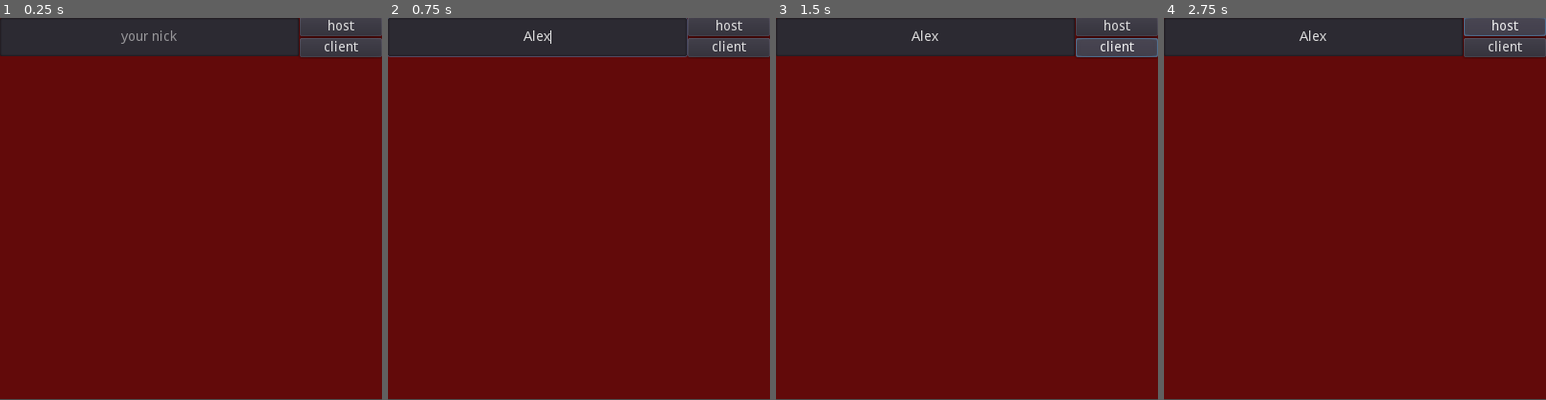
Above: before the commit, frames 1-4 (left to right).
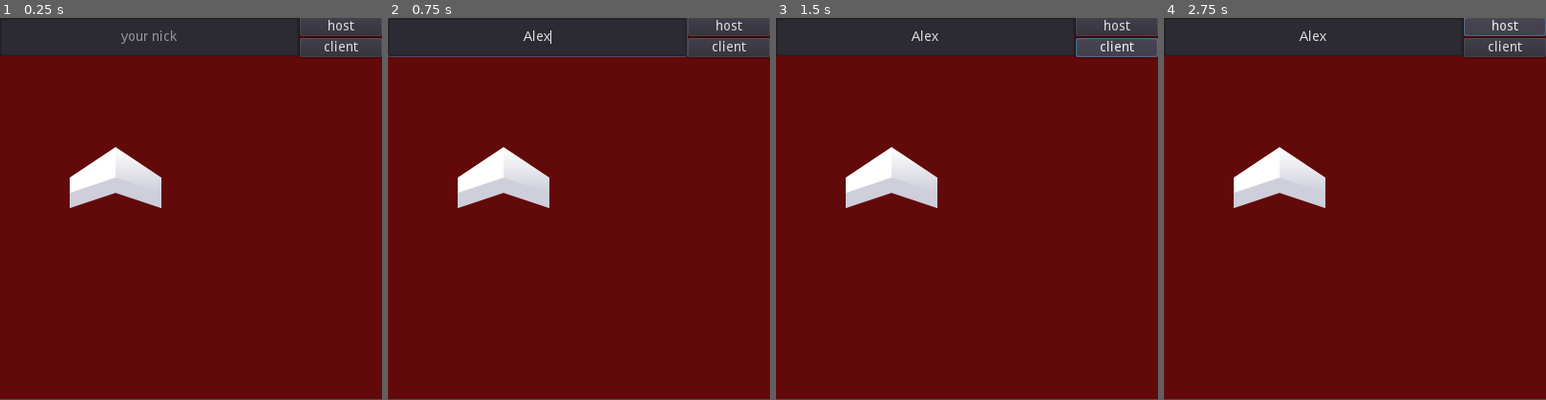
Above: after the commit, the same moments.

Repository: TheVulcoreTeam/CosmicRace
Game: Godot game, scene res://Game/Game.tscn
Same seed, same stepped clock (60 frames per second), same inputs: the game is played once before the commit and once after it.
Inputs (mouse positions are in pixels of both pictures, inside the frame that each line leads up to):
- Up to frame 1 (0.25 s): no input
- Up to frame 2 (0.75 s): click (536, 37) at 0.52 s; type "Alex" at 0.6 s
- Up to frame 3 (1.5 s): click "client" at 1.25 s
- Up to frame 4 (2.75 s): click "host" at 2 s

The runs differ from the first frame. In frame 1, 2.5% of the frame differs, in the area x 18-43%, y 33-50%; in frame 2, 2.5%; in frame 3, 2.5%; in frame 4, 2.5%.

Commit message:
remotesync

Diff:
--- a/Game/Actors/Player/Player.gd
+++ b/Game/Actors/Player/Player.gd
@@ -4,17 +4,23 @@
 
 var dir_y = 0
 var dir_rotation = 0
+var speed = 100
+var speed_rotation = 100
 
 func _ready():
 	pass
 
 
 func _process(delta):
+	rpc_unreliable("move", delta)
+
+
+remotesync func move(delta):
 	dir_rotation = int(Input.is_action_pressed("ui_right")) - int(Input.is_action_pressed("ui_left"))
 	dir_y = int(Input.is_action_pressed("ui_down")) - int(Input.is_action_pressed("ui_up"))
 
-	var x = 10 * sin(rotation)
-	var y = 10 * cos(rotation)
+	var x = speed * sin(-rotation)
+	var y = speed * cos(-rotation)
 
 	if dir_y == 1:
 #		move_and_slide(Vector2(0, dir_y * 100), position.rotated(rotation))
@@ -26,6 +32,6 @@
 	print_debug(rotation)
 
 	if dir_rotation == 1:
-		rotation_degrees += dir_rotation * delta * 100
+		rotation_degrees += dir_rotation * delta * speed_rotation
 	elif dir_rotation == -1:
-		rotation_degrees += -(dir_rotation * delta * 100)
+		rotation_degrees -= dir_rotation * delta * -speed_rotation
--- a/Network/Lobby.tscn
+++ b/Network/Lobby.tscn
@@ -1,6 +1,7 @@
-[gd_scene load_steps=2 format=2]
+[gd_scene load_steps=3 format=2]
 
 [ext_resource path="res://Network/Lobby.gd" type="Script" id=1]
+[ext_resource path="res://Game/Actors/Player/Player.tscn" type="PackedScene" id=2]
 
 [node name="Looby" type="Node2D"]
 script = ExtResource( 1 )
@@ -49,5 +50,8 @@
 align = 1
 placeholder_text = "your nick"
 
+[node name="Player" parent="." instance=ExtResource( 2 )]
+position = Vector2( 120.915, 166.877 )
+
 [connection signal="pressed" from="ColorRect/ServerButton" to="." method="_server"]
 [connection signal="pressed" from="ColorRect/ClientButton" to="." method="_client"]
